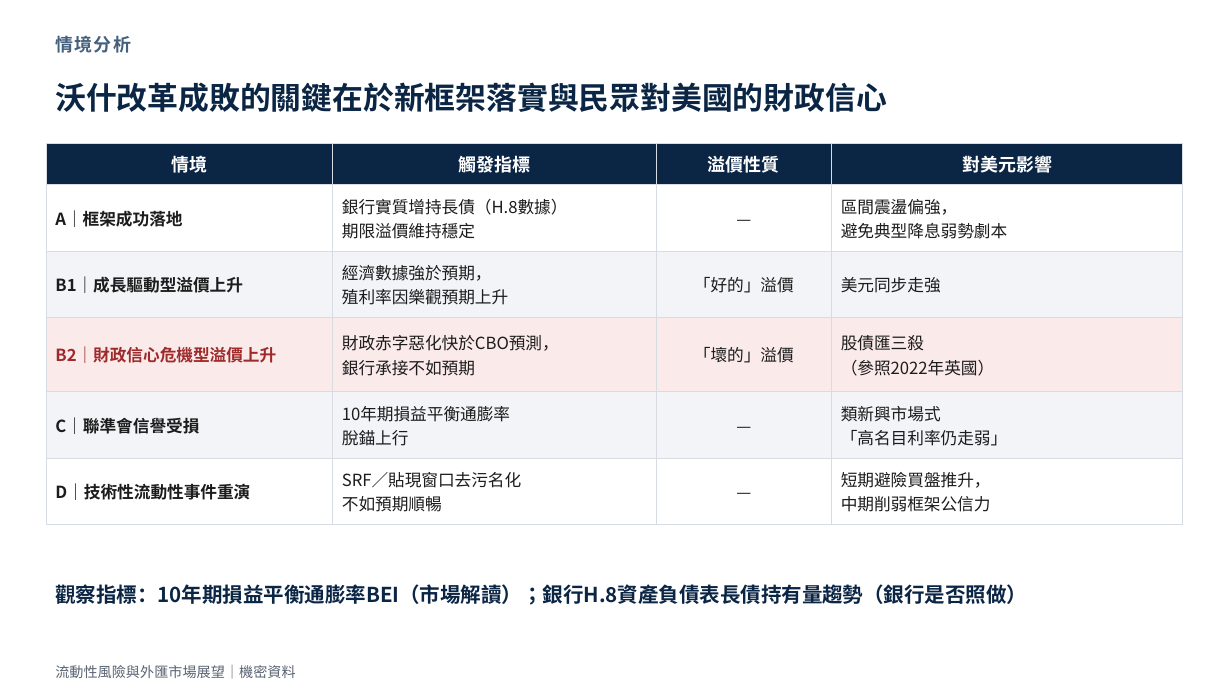
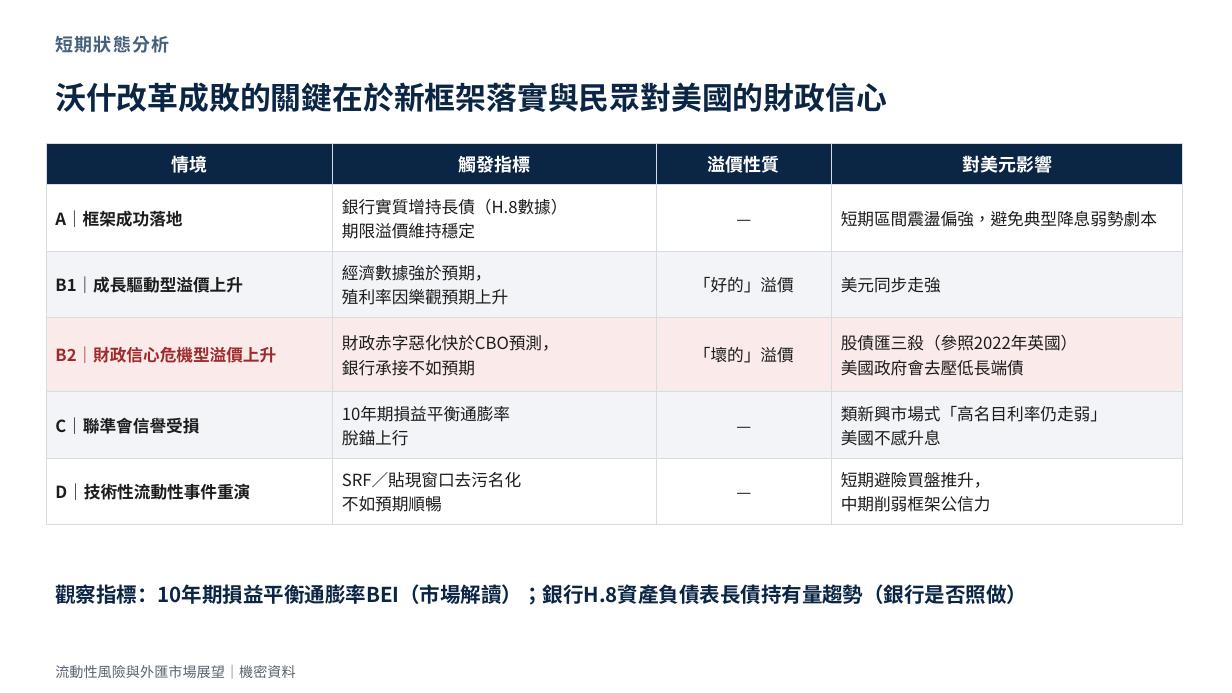
Before and after one commit to raphael-ksc/Advances-in-Financial-Machine-Learning-Projects, a slide deck: slide 9 of Warsh 改革與美元流動性展望.pptx (slide 8 before the commit). Drawn at 1232x693 pixels with LibreOffice and Linux fonts; fonts in the diff are those of the drawing. Boxes give left, top, right and bottom in pixels: in the first picture for what was removed or moved away, otherwise in the second. Text is boxed around its words. In the diff, an @@ line names an element or a change of style, - is before the commit and + after.

```diff
--- a/Warsh 改革與美元流動性展望.pptx
+++ b/Warsh 改革與美元流動性展望.pptx
@@ text at (55,35,169,53): text changed @@
-情境分析
+短期狀態分析
@@ table at (46,143,1183,525) @@
-row 2, column 4: 區間震盪偏強， / 避免典型降息弱勢劇本
+row 2, column 4: 短期區間震盪偏強，避免典型降息弱勢劇本
-row 4, column 4: 股債匯三殺 / （參照2022年英國）
+row 4, column 4: 股債匯三殺（參照2022年英國） / 美國政府會去壓低長端債
-row 5, column 4: 類新興市場式 / 「高名目利率仍走弱」
+row 5, column 4: 類新興市場式「高名目利率仍走弱」 / 美國不感升息
```
Also in this commit, not shown: 2 other slides changed, 1 slide added.
